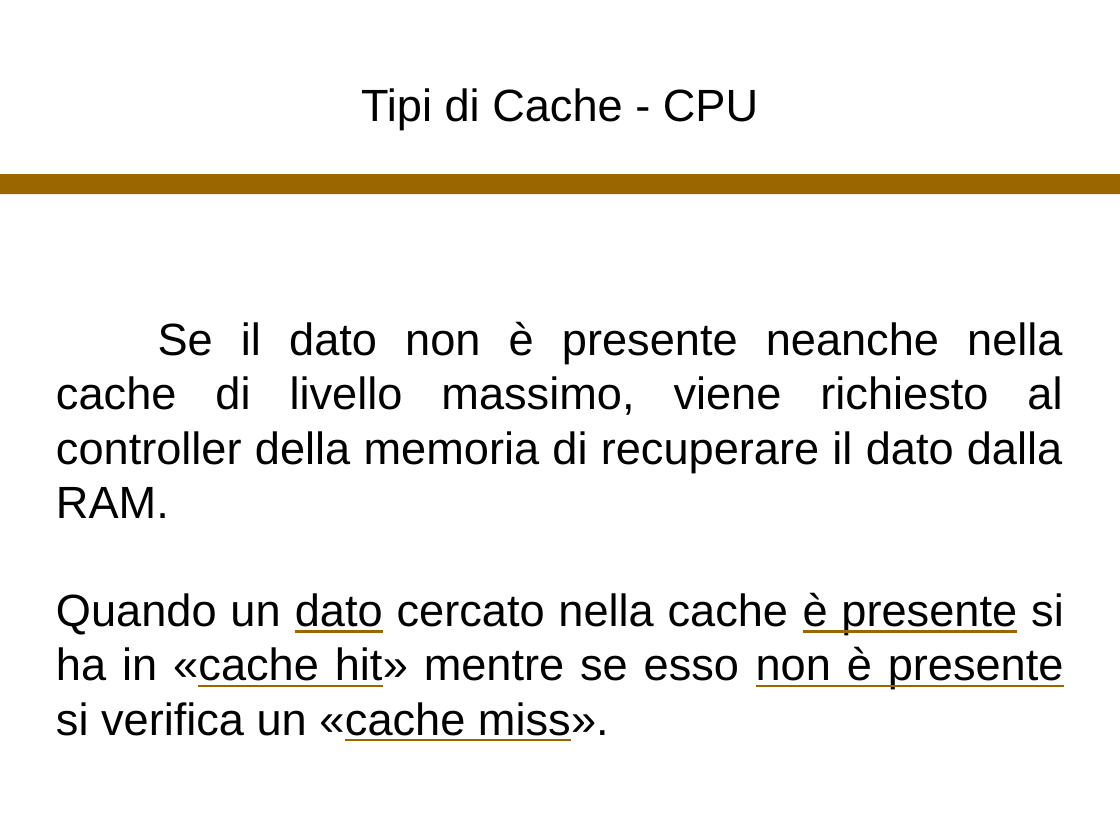
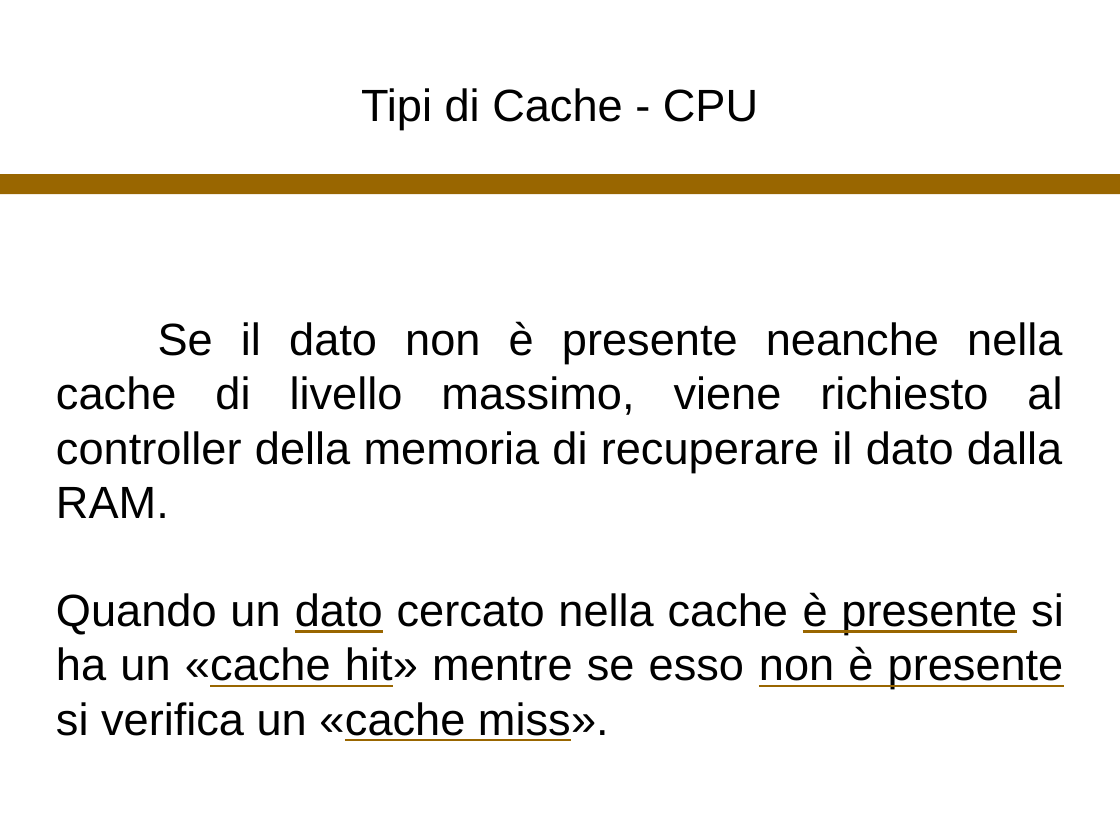
Before and after one commit to ozbaenyk/CorsoCS2019_bennic, a slide deck: slide 12 of Cache2019_bennic.odp. Drawn at 1120x840 pixels with LibreOffice and Linux fonts; fonts in the diff are those of the drawing. Boxes give left, top, right and bottom in pixels: in the first picture for what was removed or moved away, otherwise in the second. Text is boxed around its words. In the diff, an @@ line names an element or a change of style, - is before the commit and + after.

```diff
--- a/Cache2019_bennic.odp
+++ b/Cache2019_bennic.odp
@@ subtitle at (56,592,1064,741): text changed @@
-Quando un dato cercato nella cache è presente si ha in «cache hit» mentre se esso non è presente si verifica un «cache miss».
+Quando un dato cercato nella cache è presente si ha un «cache hit» mentre se esso non è presente si verifica un «cache miss».
```
Also in this commit, not shown: 12 other slides changed, 1 other file.
